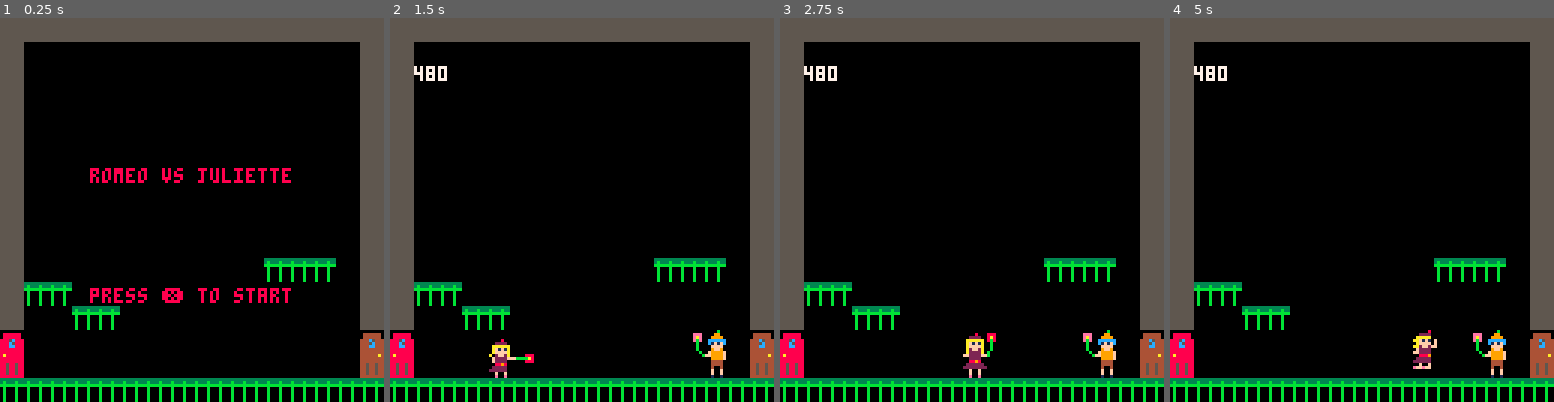
Above: before the commit, frames 1-4 (left to right).
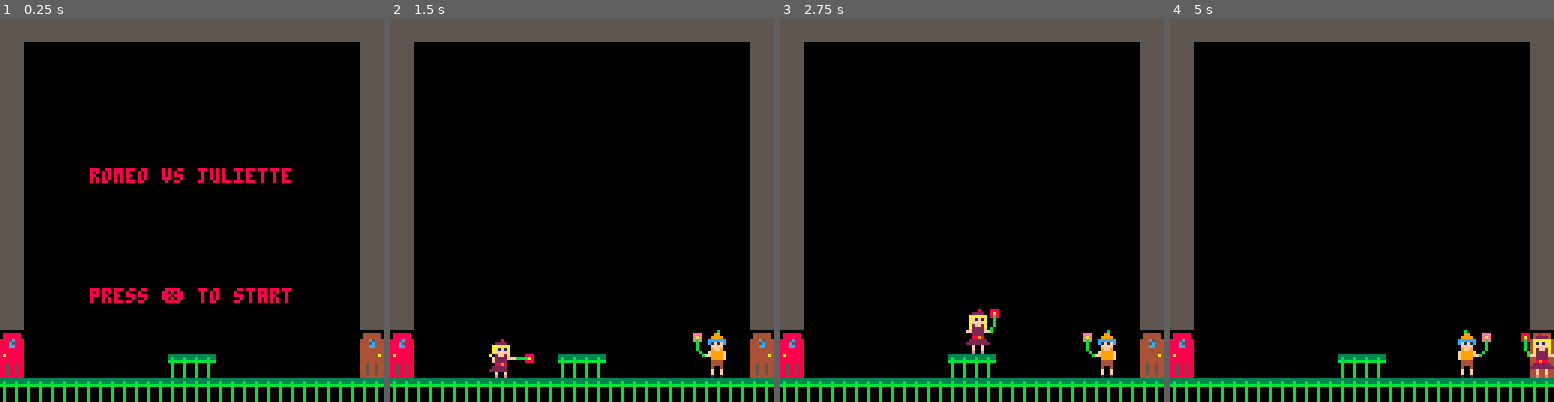
Above: after the commit, the same moments.

Repository: adatechschool/projet_collectif_pico_8-projet_petit_elon
Game: PICO-8 cartridge quentind2.p8
The game is run twice, just before and just after one commit, with the same random seed, the same clock (stepped at 60 frames per second) and the same inputs.
Inputs:
- Up to frame 1 (0.25 s): no input
- Up to frame 2 (1.5 s): tap X (X key) at 0.33, 1.07 s
- Up to frame 3 (2.75 s): hold Right 1.6-2.1 s; tap X (X key) at 1.85 s; hold Up 2.15-2.42 s; hold Right from 2.47 s (still down)
- Up to frame 4 (5 s): tap X (X key) at 2.97, 4.08 s; release Right at 3.03 s; hold Left 3.08-3.58 s; hold Right 4.02-4.68 s; hold Up from 4.73 s (still down)

The runs differ from the first frame. In frame 1, 1.9% of the frame differs, in the area x 6-88%, y 62-94%; in frame 2, 2.1%; in frame 3, 2.9%; in frame 4, 3.9%, in the area x 6-100%, y 12-94%.

Commit message:
merge 01032022

Diff:
--- a/quentind2.p8
+++ b/quentind2.p8
@@ -5,9 +5,11 @@
 
 debug_var = false
 debug_timer = 0
-scene="menu"
-x=0
-y=31
+
+state=0
+originx=448
+camx=(originx-64)
+camy=0
 
 p1={}
 p2={}
@@ -28,7 +30,7 @@
 dy=0,
 max_dx=2,
 max_dy=3,
-acc=0.2,
+acc=0.3,
 boost=4,
 anim=0,
 running=false,
@@ -59,7 +61,7 @@
 dy=0,
 max_dx=2,
 max_dy=3,
-acc=0.2,
+acc=0.3,
 boost=4,
 anim=0,
 running=false,
@@ -105,36 +107,27 @@
 --update and draw, main menu
 
 function _update60()
- if scene=="menu" then
-    update_menu()
- end
-
- if scene=="game" then
- update_game()
- end
+ if (state==0) update_menu()
+ if (state==1) update_game()
+ if (state==2) update_go1()
+ if (state==3) update_go2()
+
 end
 
 function _draw()
 
-  if scene=="menu" then
-    draw_menu()
-  end
-
-  if scene=="game" then
-	 draw_game()
-  end
+  if (state==0) draw_menu()
+  if (state==1) draw_game()
+ 	if (state==2) draw_go1()
+ 	if (state==3) draw_go2()
 end
 
 function update_game()
 	player_update(p1)
 	player_update(p2)
 	next_room()
-end
-
-function update_menu()
-   if btnp(❎) then
-   scene="game"
-   end
+	go1()
+	go2()
 end
 
 function draw_game()
@@ -143,8 +136,12 @@
 	camera(camx,camy)
 	player_animate(p1)
 	player_animate(p2)
-	--debug
-	print(p2.x, camx+8, 16, 7)
+end
+
+function update_menu()
+   if btnp(❎) then
+   state=1
+   end
 end
 
 function draw_menu()
@@ -154,6 +151,37 @@
  print("press ❎ to start", 30, 90)
 end
 
+
+--go1=player2
+function draw_go1()
+ cls()
+ spr(33,camx+60,60,1,2)
+ spr(68,camx+60,56)
+ print("romeo a gagne", camx+38, 50,8)
+ print("press ❎ to restart",camx+30, 90)
+end
+
+function update_go1()
+ if btnp(❎) then
+   _init()
+   state=1
+   end
+end
+
+--go2=player1
+function draw_go2()
+ cls()
+ spr(1,camx+64,60,1,2)
+ spr(68,camx+64,56)
+ print("juliette a gagne", camx+30, 50,8)
+ print("press ❎ to restart", camx+35, 90)
+ end
+function update_go2()
+ if btnp(❎) then
+   _init()
+   state=1
+   end
+ end
 -->8
 --collisions
 
@@ -256,12 +284,14 @@
 		player.attacking=false
 		player.can_atk=true
 	end
-
+		-- attack collision cases
 	if player.attacking and check_attack(player) then
 		if player.other_player.attacking then
 			resolve_double_attack()
 		end
 	end
+
+	--players collision
 
 
 	--check collision up and down
@@ -300,6 +330,17 @@
 
 		player.x+=player.dx
 		player.y+=player.dy
+end
+
+function go1()
+if fget(mget(p2.x/8+0.5,p2.y/8+0.5),5) then
+ state=2
+ end
+end
+function go2()
+if fget(mget(p1.x/8+0.5,p1.y/8+0.5),4) then
+ 	state=3
+ 	end
 end
 
 -->8
@@ -368,7 +409,7 @@
 end
 
 function resolve_double_attack()
-	--triggered when both plaers attack and hit
+	--triggered when both players attack and hit
 	p1.attacking, p2.attacking = false, false
 	if p1.facing == 'right' then
 		p1.dx -= 2
@@ -542,24 +583,40 @@
 
 
 
+…(16 lines of a section not shown)…
 __gff__
-0000000000000003000000040800000000000000000000000000000408000000008080008000800000000003000000000080800080008000000000030000000000000000000000000000000000000000000000000000000000000000000000000000000000000000000000000000000000000000000000000000000000000000
+0000000000000003000000040800000000000000000000000000000408000000000000000000000000000003000000000000000000000000000000030000000003000408100000000000000000000000030004082000000000000000000000000000000000000000000000000000000000000000000000000000000000000000
 0000000000000000000000000000000000000000000000000000000000000000000000000000000000000000000000000000000000000000000000000000000000000000000000000000000000000000000000000000000000000000000000000000000000000000000000000000000000000000000000000000000000000000
 __map__
-0404040404040404040404040404040404040404040404040404040404040404040404040404040404040404040404043b3b3b3b3b3b3b3b3b3b3b3b3b3b3b3b04040404040404040404040404040404040404040404040404040404040404040404040404040404040404040404040400000000000000000000000000000000
-0400000000000000000000000000000404000000000000000000000000000004040000000000000000000000000000043b00000000000000000000000000003b04000000000000000000000000000004040000000000000000000000000000040400000000000000000000000000000400000000000000000000000000000000
-0400000000000000000000000000000404000000000000000000000000000004040000000000000000000000000000043b00000000000000000000000000003b04000000000000000000000000000004040000000000000000000000000000040400000000000000000000000000000400000000000000000000000000000000
-0400000000000000000000000000000404000000000000000000000000000004040000000000000000000000000000043b00000000000000000000000000003b3b000000000000000000000000000004040000000000000000000000000000040400000000000000000000000000000400000000000000000000000000000000
-0400000000000000000000000000000404000000000000000000000000000004040000000000000000000000000000043b00000000000000000000000000003b3b000000000000000000000000000004040000000000000000000000000000040400000000000000000000000000000400000000000000000000000000000000
-0400000000000000000000000000000404000000000000000000000000000004040000000000000000000000000000043b00000000000000000000000000003b3b000000000000000000000000000004040000000000000000000000000000040400000000000000000000000000000400000000000000000000000000000000
-0400000000000000000000000000000404000000000000000000000000000004040000000000000000000000000000043b00000000000000000000000000003b04000000000000000000000000000004040000000000000000000000000000040400000000000000000000000000000400000000000000000000000000000000
-0400000000000000000000020000000404000000000000000000000000000004040000000000000000000000000000043b00000000000000000000000000003b04000000000000000000000000000004040000000000000000000000000000040400000000000000000000000000000400000000000000000000000000000000
-0400000000000000000000000000000404000000000000000000000000000004040000000000000000000000000000043b00000000000000000000000000003b04000000000000000000000000000004040000000000000000000000000000040400000000000000000000000000000400000000000000000000000000000000
-0402020000000000000000000002020404000000000000000000000000000004040000000000000000000000000000043b00000000000000000000000000003b04000000000000000000000000000004040000000000000000000000000000040400000000000000000000000000000400000000000000000000000000000000
-0400000000020202000202000000000404000000000000000000000002020004040000000000000202000000000000043b000000000000000000002b2b2b003b04000000000000000000000000000004040000000000000000000000000000040400000000000000000000000202000400000000000000000000000000000000
-0400000000000000000000000000000404020200000000000000000000000004040000000000000000000000000202043b2b2b0000000000000000000000003b04020200000000000000000000000004040202000000000000000000000000040400000000000000000000000000000400000000000000000000000000000000
-0400000000000000000000000000000404000000000000000000000000000004040202000000000000000002000000043b00002b2b000000000000000000003b04000000000000000000000000000004040000000000000000000000000000040400000000000000000000000000000400000000000000000000000000000000
-0400020200000000000000000000000b0c00000000000002000000000000000b0c00000000000000000000000000000b0c00000000000000000000000000000b0c00000000000000000000000000000b0c00000000000000000000000000000b0c00000000000000000000000000000400000000000000000000000000000000
-0400000000000000000000000000001b1c00000000000002000000000000001b1c00000000000002020000000000001b1c00000000000000000000000000001b1c00000000000002000000000000001b1c00000000000000000000000000001b1c00000000000002000000000000000400000000000000000000000000000000
-2b2b2b2b2b2b2b2b2b2b2b2b2b2b2b2b2b2b2b2b2b2b2b2b2b2b2b2b2b2b2b2b2b2b2b2b2b2b2b2b2b2b2b2b2b2b2b2b2b2b2b2b2b2b2b2b2b2b2b2b2b2b2b2b2b2b2b2b2b2b2b2b2b2b2b2b2b2b2b2b2b2b2b2b2b2b2b2b2b2b2b2b2b2b2b2b2b2b2b2b2b2b2b2b2b2b2b2b2b2b2b2b00000000000000000000000000000000
+5050505050505050505050505050505050505050505050505050505050505050505050505050505050505050505050505050505050505050505050505050505050505050505050505050505050505050505050505050505050505050505050505050505050505050505050505050505000000000000000000000000000000000
+5000000000000000000000000000005050000000000000000000000000000050500000000000000000000000000000505000000000000000000000000000005050000000000000000000000000000050500000000000000000000000000000505000000000000000000000000000005000000000000000000000000000000000
+5000000000000000000000000000005050000000000000000000000000000050500000000000000000000000000000505000000000000000000000000000005050000000000000000000000000000050500000000000000000000000000000505000000000000000000000000000005000000000000000000000000000000000
+5000000000000000000000000000005050000000000000000000000000000050500000000000000000000000000000505000000000000000000000000000005050000000000000000000000000000050500000000000000000000000000000505000000000000000000000000000005000000000000000000000000000000000
+5000000000000000000000000000005050000000000000000000000000000050500000000000000000000000000000505000000000000000000000000000005050000000000000000000000000000050500000000000000000000000000000505000000000000000000000000000005000000000000000000000000000000000
+5000000000000000000000000000005050000000000000000000000000000050500000000000000000000000000000505000000000000000000000000000005050000000000000000000000000000050500000000000000000000000000000505000000000000000000000000000005000000000000000000000000000000000
+5000000000000000000000000000005050000000000000000000000000000050500000000000000000000000000000505000000000000000000000000000005050000000000000000000000000000050500000000000000000000000000000505000000000000000000000000000005000000000000000000000000000000000
+5000000000000000000000000000005050000000000000000000000000000050500000000000000000000000000000505000000000000000000000000000005050000000000000000000000000000050500000000000000000000000000000505000000000000000000000000000005000000000000000000000000000000000
+5000000000000000000000000000005050000000000000000000000000000050500000000000000000000000000000505000000000000000000000000000005050000000000000000000000000000050500000000000000000000000000000505000000000000000000000000000005000000000000000000000000000000000
+5000000000000000000000000000005050000000000000000000000000000050500000000000000000000000000000505000000000000000000000000000005050000000404000000000000000000050500000000000000000000000000000505000000000000000000000000000005000000000000000000000000000000000
+5000000000000000000000000000005050000000000000000000000000000050500000000000000000000000000000505000000000000000000000000000005050000000404040000000000000000050500000000000000000000000000000505000000000000000000000000040005000000000000000000000000000000000
+5000000000000000000000000000005050000040000000000000000000000050500000000000000000000000000000505000000000000000000000000000005050000000000000400000000040000050500000400000000000000000004000505000000000004000000000000000005000000000000000000000000000000000
+5000000000000000000000000000005050000000000000000040000000000050500000000000000000000000000000505000000000000000000000000000005050000000000000000000004000000050500000004000000000404000004000505000000000000000000000400000005000000000000000000000000000000000
+5000540040000000004000000000004243000000000000000000000000000042430000000000000000000000000000424300000000000000000000000000004243000000000000000000000000000042430000000000000000400000000000424300000000000000000000004400005000000000000000000000000000000000
+5000000000000000000000000000005253000000000000000000000000000052530000000040000000000040000000525300000000000040400000000000005253000000000000000000000000000052530000000000000000000000000000525300000000000000000000000000005000000000000000000000000000000000
+4040404040404040404040404040404040404040404040404040404040404040404040404040404040404040404040404040404040404040404040404040404040404040404040404040404040404040404040404040404040404040404040404040404040404040404040404040404000000000000000000000000000000000
 00000000000000000000000000002b2b2b2b2b2b2b2b2b2b2b2b2b2b2b00002b2b2b2b2b2b2b2b2b2b00000000000000000000000000000000000000000000002b2b2b2b2b2b00000000000000000000000000000000000000000000000000000000000000000000000000000000000000000000000000000000000000000000
Not shown, changed: 63 lines of the sprite sheet (__gfx__) section of quentind2.p8
Not shown, changed: the thumbnail (__label__) section of quentind2.p8
Not shown, changed: petitelon.p8.png
